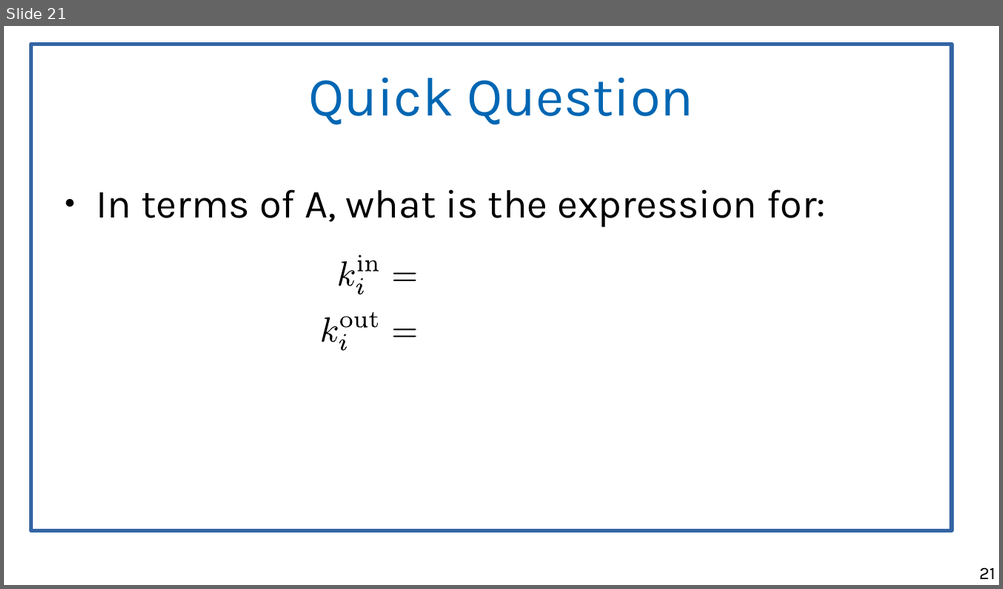
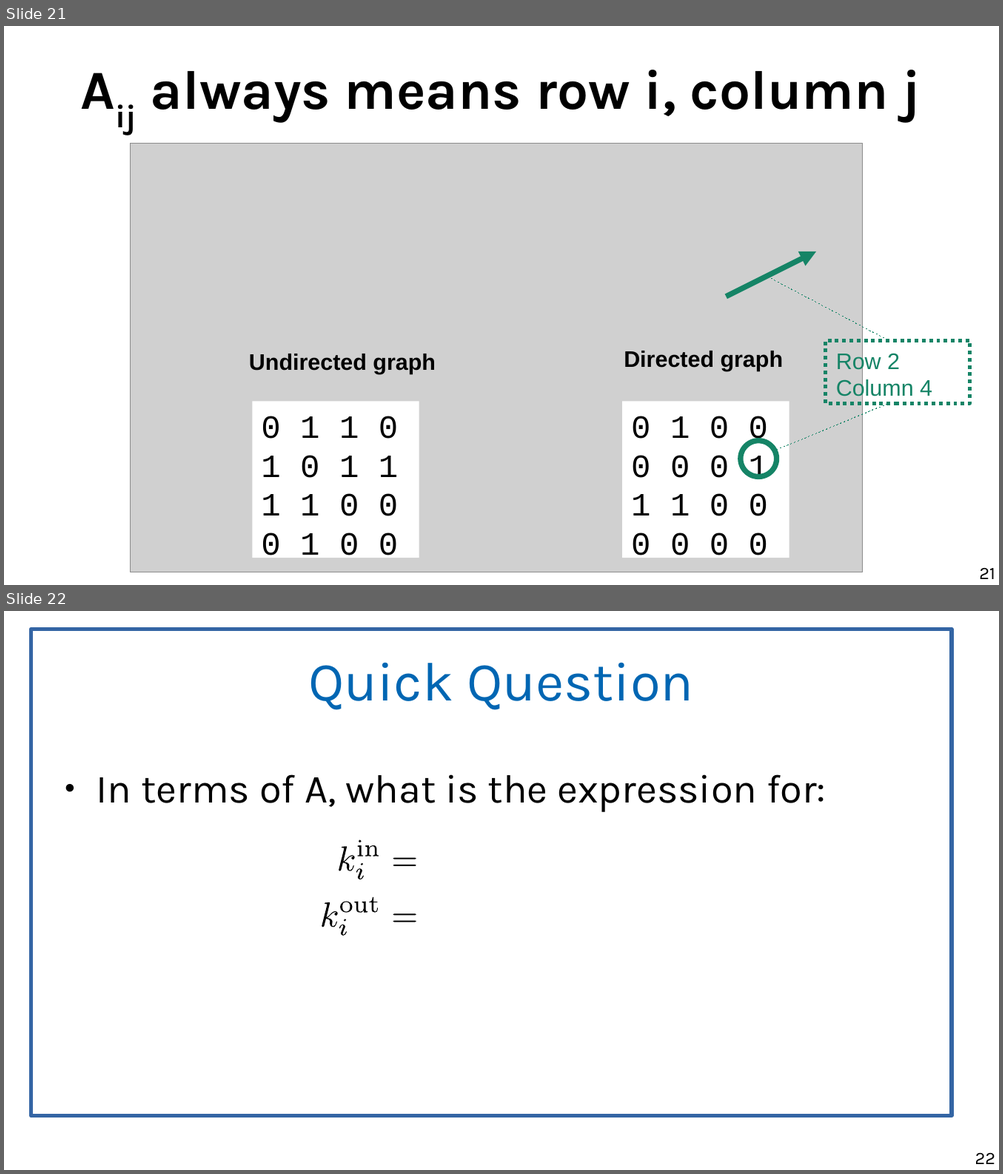
Before and after one commit to chatox/networks-science-course, a slide deck: theory/odp/tt04_graph_theory_basics.odp. Shown one above the other, each under a label of ours: slide 21 before the commit, slides 21 and 22 after it. The pictures are 1003x589 and 1003x1174 pixels, drawn with LibreOffice and Linux fonts; fonts in the diff are those of the drawing; grey boxes stand for pictures. Boxes give left, top, right and bottom in pixels: in the first picture for what was removed or moved away, otherwise in the second. Text is boxed around its words. In the diff, an @@ line names an element or a change of style, - is before the commit and + after.

Commit message:
row i column j

```diff
--- a/theory/odp/tt04_graph_theory_basics.odp
+++ b/theory/odp/tt04_graph_theory_basics.odp
@@ slide 21 added at bbox=[4, 26, 999, 585], background #FFFFFF @@
@@ title added at bbox=[151, 70, 921, 122], 44 pt, text #000000, bold @@
+Aij always means row i, column j
@@ picture added at bbox=[131, 144, 862, 573] @@
@@ arrow added from (726, 297) to (817, 252), #158466 4.31 pt @@
@@ line added from (771, 278) to (888, 341), #158466 0 pt @@
@@ text added at bbox=[249, 354, 435, 375], 18 pt, text #000000, bold @@
+Undirected graph
@@ text added at bbox=[623, 351, 783, 372], 18 pt, text #000000, bold @@
+Directed graph
@@ rectangle added at bbox=[825, 341, 970, 404], outline #158466 2.89 pt dashed, 18 pt, text #158466 @@
+Row 2
+Column 4
@@ rectangle added at bbox=[252, 401, 419, 559], fill #FFFFFF, 26 pt, text #000000 @@
+0 1 1 0
+1 0 1 1
+1 1 0 0
+0 1 0 0
@@ rectangle added at bbox=[622, 401, 789, 559], fill #FFFFFF, 26 pt, text #000000 @@
+0 1 0 0
+0 0 0 1
+1 1 0 0
+0 0 0 0
@@ line added from (777, 450) to (888, 404), #158466 0 pt @@
@@ ellipse added at bbox=[740, 441, 777, 477], outline #158466 4.31 pt @@
@@ page number added at bbox=[979, 568, 995, 580], 14 pt, text #000000 @@
+21
@@ what was slide 21 is now slide 22 @@
@@ page number at bbox=[975, 1153, 995, 1165]: text changed @@
-21
+22
```
Also in this commit, not shown: 1 slide changed, 1 other file.
